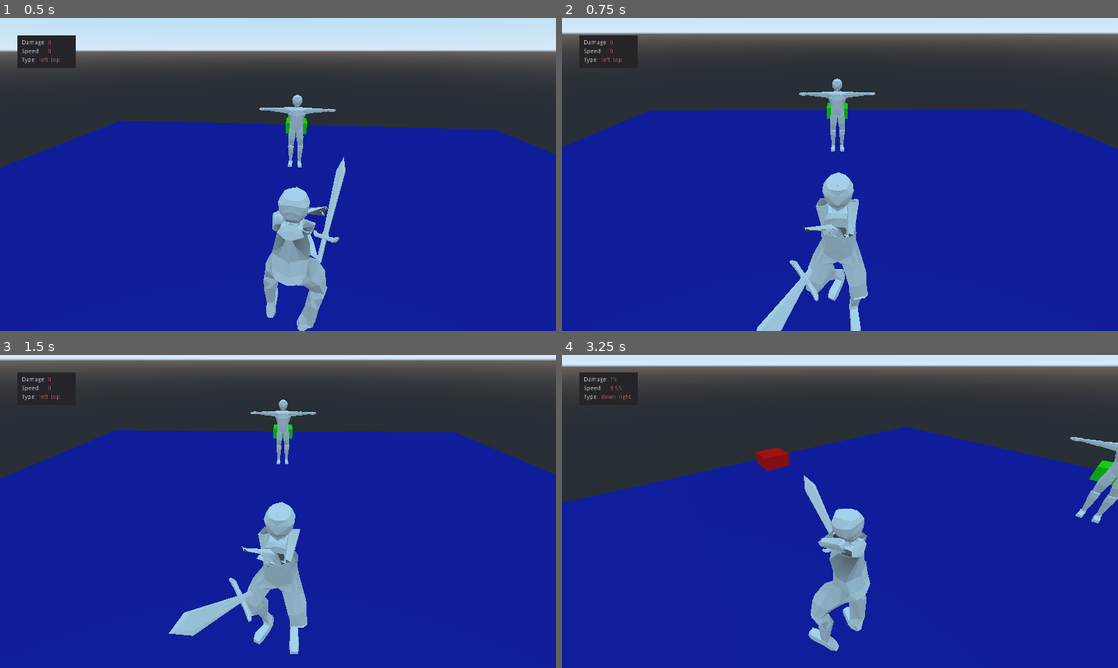
Above: before the commit, frames 1-4 (two rows, left to right).
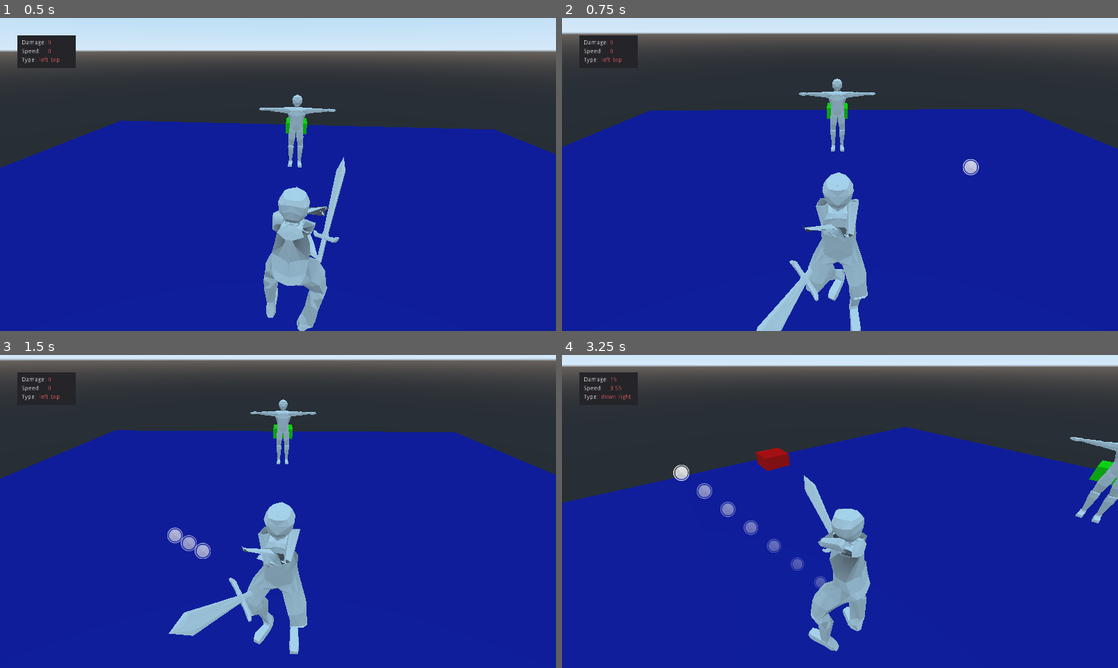
Above: after the commit, the same moments.

Repository: CoffeeStraw/Toutatis-Battle-System---DEMO
Game: Godot game, scene res://level/level.tscn
Same seed, same stepped clock (60 frames per second), same inputs: the game is played once before the commit and once after it.
Inputs (mouse positions are in pixels of both pictures, inside the frame that each line leads up to):
- Up to frame 1 (0.5 s): no input
- Up to frame 2 (0.75 s): move the mouse to (962, 158) at 0.52 s; hold S (move_bw) from 0.53 s (still down); click (962, 158) at 0.67 s
- Up to frame 3 (1.5 s): release S (move_bw) at 1.25 s; drag from (166, 527) to (250, 574) at 1.27 s
- Up to frame 4 (3.25 s): move the mouse to (895, 442) at 2.02 s; hold A (move_l) 2.03-2.75 s; click (895, 442) at 2.17 s; drag from (812, 574) to (673, 464) at 2.77 s

Frame 1 is identical in both runs. In frame 2, 0.1% of the frame differs, in the area x 72-75%, y 45-51%; in frame 3, 0.3%; in frame 4, 0.6%, in the area x 20-48%, y 35-75%.

Commit message:
Implemented trail system for mouse swipes, using particle system

Diff:
--- /dev/null
+++ b/characters/player/FollowCursor.gd
@@ -0,0 +1,4 @@
+extends Node2D
+
+func _process(delta):
+	position = get_global_mouse_position()
--- a/characters/player/char_setup.tscn
+++ b/characters/player/char_setup.tscn
@@ -90,7 +90,7 @@
 parameters/Walk_Run/blend_amount = 0.0
 
 [node name="BoneAttachment" type="BoneAttachment" parent="Armature" index="3"]
-transform = Transform( -0.2276, 0.836553, 0.498375, -0.803338, -0.450559, 0.389419, 0.550316, -0.311731, 0.774582, 0.875904, 0.116382, -0.47973 )
+transform = Transform( -0.2276, 0.836553, 0.498375, -0.798072, -0.453501, 0.396763, 0.557926, -0.307435, 0.770846, 0.875903, 0.113767, -0.473949 )
 bone_name = "finger.R"
 
 [node name="Sword" parent="Armature/BoneAttachment" index="0" instance=ExtResource( 2 )]
--- a/characters/player/player.gd
+++ b/characters/player/player.gd
@@ -45,6 +45,11 @@
 		_speed = max_speed
 	elif Input.is_action_just_released("move_run"):
 		_speed = normal_speed
+	elif ev is InputEventMouseButton:
+		if (ev.is_pressed() and ev.button_index == BUTTON_LEFT):
+			$CustomCursor/MouseTrail.emitting = true
+		else:
+			$CustomCursor/MouseTrail.emitting = false
 
 func _physics_process(delta):
 	# PLAYER MOVEMENT
--- a/characters/player/player.tscn
+++ b/characters/player/player.tscn
@@ -1,13 +1,36 @@
-[gd_scene load_steps=7 format=2]
+[gd_scene load_steps=14 format=2]
 
 [ext_resource path="res://characters/player/player.gd" type="Script" id=1]
 [ext_resource path="res://characters/player/char_setup.tscn" type="PackedScene" id=2]
 [ext_resource path="res://characters/player/camera_follow.gd" type="Script" id=3]
 [ext_resource path="res://addons/swipe-detector/swipe_detector.gd" type="Script" id=4]
 [ext_resource path="res://addons/swipe-detector/icon.png" type="Texture" id=5]
+[ext_resource path="res://characters/player/FollowCursor.gd" type="Script" id=6]
+[ext_resource path="res://assets/Cursor.png" type="Texture" id=7]
 
 [sub_resource type="BoxShape" id=1]
 extents = Vector3( 0.57, 2.26, 1 )
+
+[sub_resource type="Gradient" id=2]
+offsets = PoolRealArray( 0, 0.992593, 1 )
+colors = PoolColorArray( 1, 1, 1, 0.431373, 1, 1, 1, 0, 1, 1, 1, 1 )
+
+[sub_resource type="GradientTexture" id=3]
+gradient = SubResource( 2 )
+
+[sub_resource type="Curve" id=4]
+_data = [ Vector2( 0, 1 ), 0.0, 0.0, 0, 0, Vector2( 1, 0.7156 ), 0.0, 0.0, 0, 0 ]
+
+[sub_resource type="CurveTexture" id=5]
+curve = SubResource( 4 )
+
+[sub_resource type="ParticlesMaterial" id=6]
+flag_disable_z = true
+gravity = Vector3( 0, 0, 0 )
+orbit_velocity = 0.0
+orbit_velocity_random = 0.0
+scale_curve = SubResource( 5 )
+color_ramp = SubResource( 3 )
 
 [node name="Player" type="KinematicBody"]
 script = ExtResource( 1 )
@@ -97,4 +120,16 @@
 text = "left_top"
 valign = 1
 
+[node name="CustomCursor" type="Node2D" parent="."]
+script = ExtResource( 6 )
+
+[node name="MouseTrail" type="Particles2D" parent="CustomCursor"]
+position = Vector2( 19, 19 )
+emitting = false
+amount = 20
+speed_scale = 2.0
+local_coords = false
+process_material = SubResource( 6 )
+texture = ExtResource( 7 )
+
 [connection signal="swiped" from="SwipeDetector" to="." method="_on_SwipeDetector_swiped"]
--- a/level/level.tscn
+++ b/level/level.tscn
@@ -67,6 +67,7 @@
 material/0 = null
 
 [node name="DummyStaticBody" type="StaticBody" parent="."]
+editor/display_folded = true
 transform = Transform( -1, 0, -8.74228e-08, 0, 1, 0, 8.74228e-08, 0, -1, 0, 0, 10.5 )
 
 [node name="Dummy" parent="DummyStaticBody" instance=ExtResource( 2 )]
